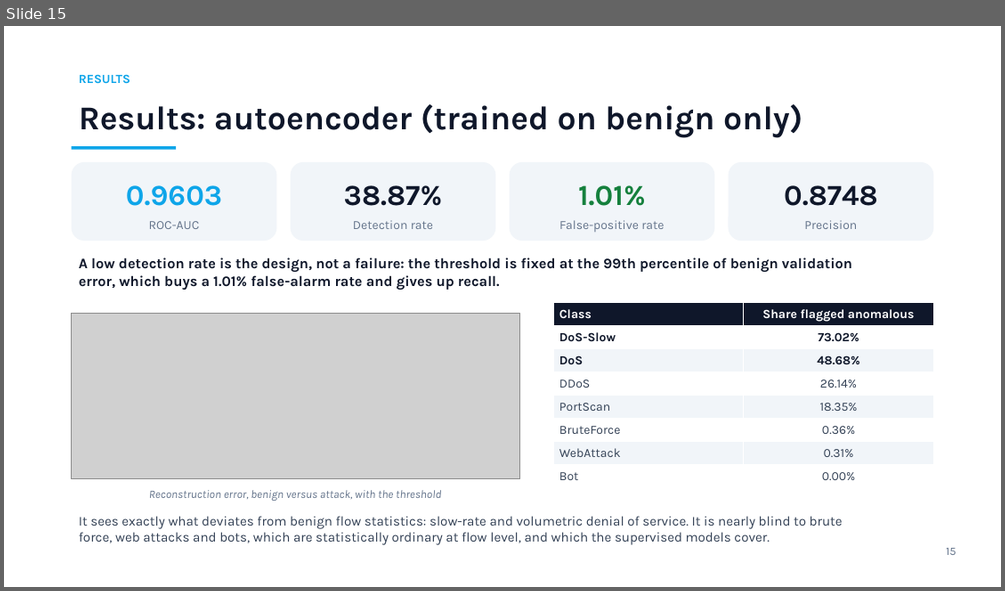
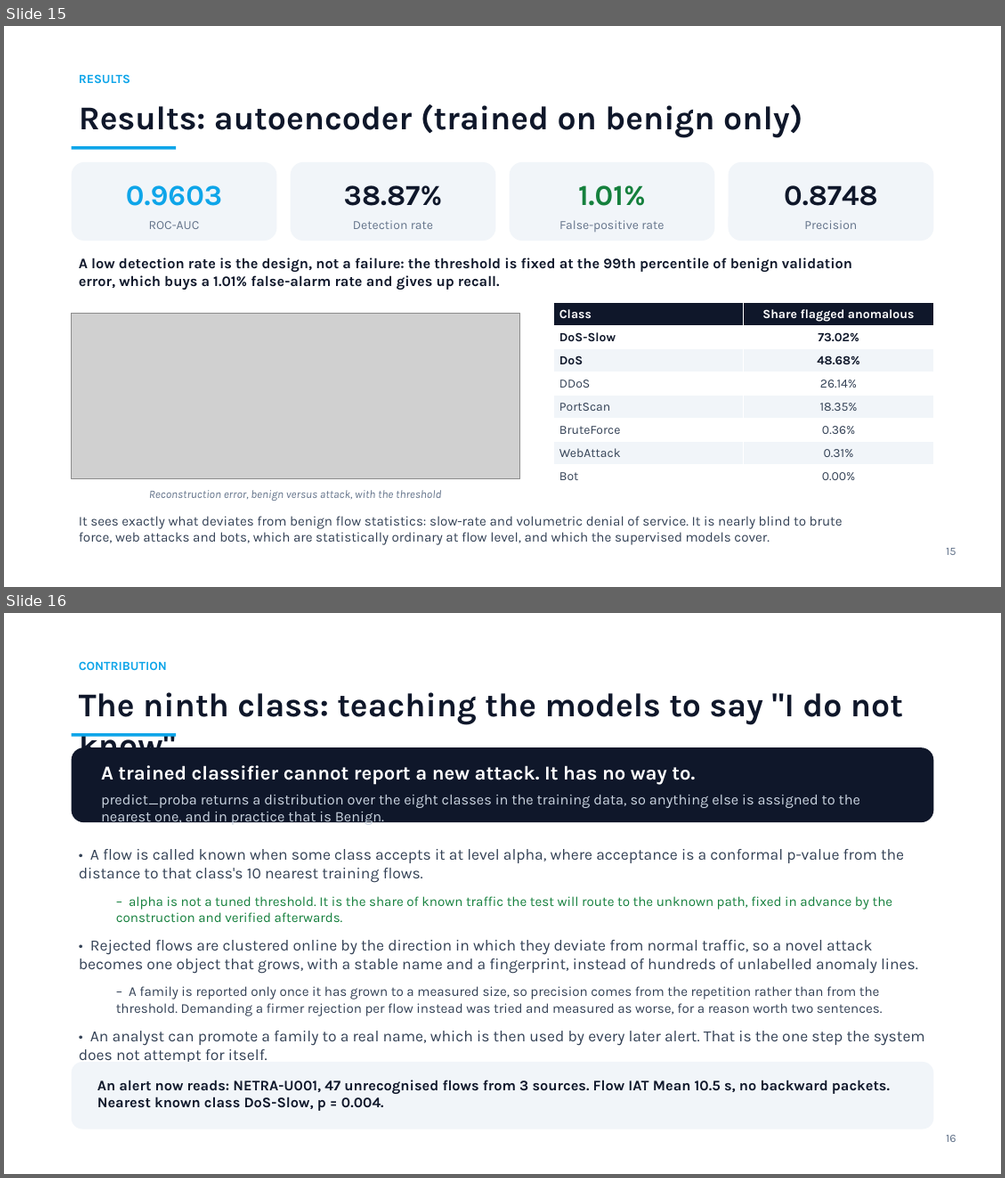
Before and after one commit to nik123-py/ai-based-network-intrusion-detection-system, a slide deck: presentation/Netra.pptx. Shown one above the other, each under a label of ours: slide 15 before the commit, slides 15 and 16 after it. The pictures are 1005x591 and 1005x1178 pixels, drawn with LibreOffice and Linux fonts; fonts in the diff are those of the drawing; grey boxes stand for pictures. Boxes give left, top, right and bottom in pixels: in the first picture for what was removed or moved away, otherwise in the second. Text is boxed around its words. In the diff, an @@ line names an element or a change of style, - is before the commit and + after.

Commit message:
Add open-set recognition, unknown-family discovery and course deliverables
The classifiers were closed-set: predict_proba is a distribution over the eight
trained classes, so a novel attack is forced into one of them. Measured over
leave-one-class-out folds, the closed-set baseline reports the majority of an
unseen attack as Benign in 6 of 7 cases and raises no alert at all.

Detection layer:
- src/models/openset.py: conformal open-set test over class-conditional
  k-nearest-neighbour distances. alpha is a false-alarm budget fixed in advance,
  not a tuned threshold; measured 0.0468 against a promised 0.05. The
  class-conditional Gaussian score is kept as a measured ablation because it
  rejects only 0.22% of a foreign network, CIC benign traffic being multi-modal.
- src/detection/discovery.py: online leader clustering of rejected flows by the
  direction in which they deviate from normal, with stable NETRA-Uxxx ids,
  readable fingerprints, persistence and analyst promotion.
- Engine, REST API, CLI and desktop app integration. Nothing now emits the old
  unlabelled "Anomaly (unknown)" alert.

Response fix: _raise inferred the firewall action at the point of use and mapped
every non-high severity to a quarantine, so an autoencoder alert at confidence
0.08 rate-limited a host. The policy is now one table and low severity acts.

Results (reports/OPENSET.md): novel family reported in 5 of 7 folds at mean
purity 0.991; on UNSW-NB15 95.09% of traffic is reported unrecognised against
4.68% in domain. Families track individual attack tools, finer than the labels.

Deliverables: docs/concepts.tex viva primer, presentation/Netra_Pitch.pptx, and
docs/Netra_Case_Study_Report.docx built to the department template with 18
figures. Tests 58 -> 96.

```diff
--- a/presentation/Netra.pptx
+++ b/presentation/Netra.pptx
@@ slide 16 added at [4,613,1001,1174], background #FFFFFF @@
@@ text added at [79,661,167,670], 12 pt, text #0EA5E9, bold @@
+CONTRIBUTION
@@ text added at [79,692,903,748], 32 pt, text #0F172A, bold @@
+The ninth class: teaching the models to say "I do not know"
@@ rectangle added at [72,733,176,737], fill #0EA5E9 @@
@@ rounded rectangle added at [72,747,933,822], fill #0F172A @@
@@ text added at [101,765,860,826], 14 pt, text #CBD5E1 @@
+A trained classifier cannot report a new attack. It has no way to.
+predict_proba returns a distribution over the eight classes in the training data, so anything else is assigned to the nearest one, and in practice that is Benign.
@@ text added at [79,849,925,1062], 15 pt, text #334155 @@
+• A flow is called known when some class accepts it at level alpha, where acceptance is a conformal p-value from the distance to that class's 10 nearest training flows.
+  – alpha is not a tuned threshold. It is the share of known traffic the test will route to the unknown path, fixed in advance by the construction and verified afterwards.
+• Rejected flows are clustered online by the direction in which they deviate from normal traffic, so a novel attack becomes one object that grows, with a stable name and a fingerprint, instead of hundreds of unlabelled anomaly lines.
+  – A family is reported only once it has grown to a measured size, so precision comes from the repetition rather than from the threshold. Demanding a firmer rejection per flow instead was tried and measured as worse, for a reason worth two sentences.
+• An analyst can promote a family to a real name, which is then used by every later alert. That is the one step the system does not attempt for itself.
@@ rounded rectangle added at [72,1062,933,1129], fill #F1F5F9 @@
@@ text added at [97,1079,890,1111], 14 pt, text #0F172A, bold @@
+An alert now reads: NETRA-U001, 47 unrecognised flows from 3 sources. Flow IAT Mean 10.5 s, no backward packets. Nearest known class DoS-Slow, p = 0.004.
@@ text added at [946,1135,956,1142], 11 pt, text #64748B @@
+16
```
Also in this commit, not shown: 11 slides changed, 1 other slide added, 49 other files.
